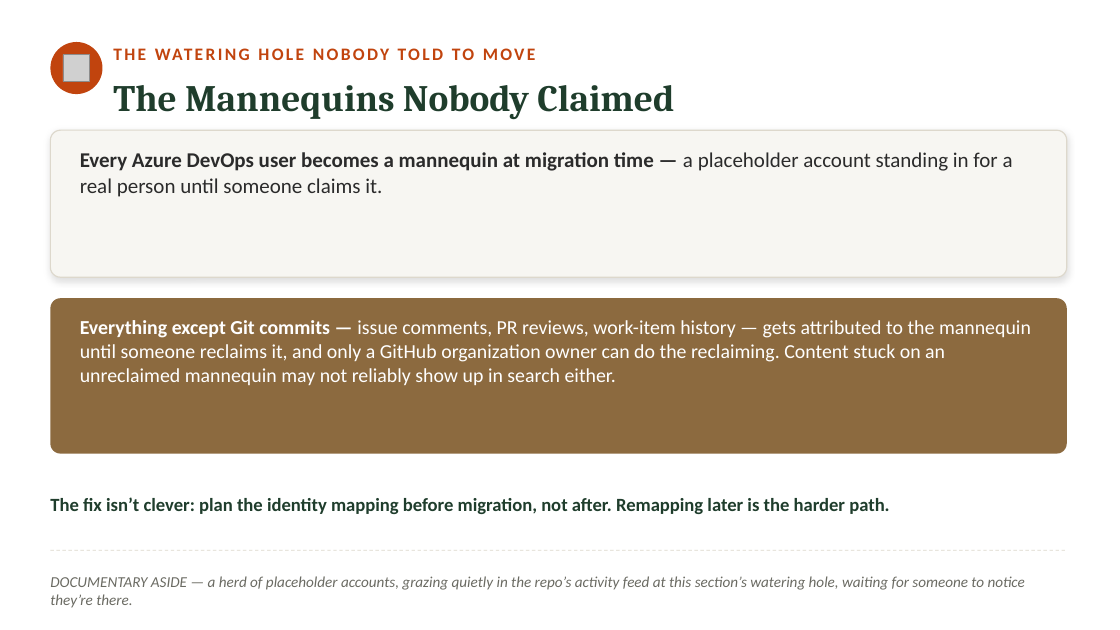
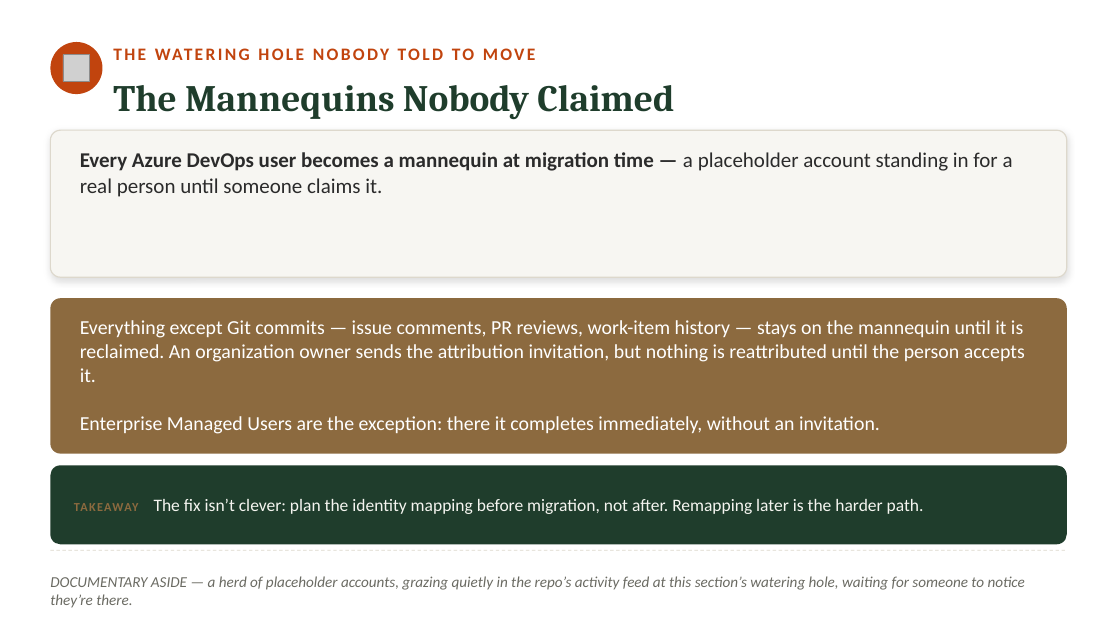
Before and after one commit to neumann1990/Azure_DevOps_To_GitHub, a slide deck: slide 51 of Claude outputs/azure-devops-to-github-the-great-migration-FULL-DECK.pptx. Drawn at 1120x630 pixels with LibreOffice and Linux fonts; fonts in the diff are those of the drawing; grey boxes stand for pictures. Boxes give left, top, right and bottom in pixels: in the first picture for what was removed or moved away, otherwise in the second. Text is boxed around its words. In the diff, an @@ line names an element or a change of style, - is before the commit and + after.

```diff
--- a/Claude outputs/azure-devops-to-github-the-great-migration-FULL-DECK.pptx
+++ b/Claude outputs/azure-devops-to-github-the-great-migration-FULL-DECK.pptx
@@ text at box(80, 320, 1025, 434): text changed @@
-Everything except Git commits — issue comments, PR reviews, work-item history — gets attributed to the mannequin until someone reclaims it, and only a GitHub organization owner can do the reclaiming. Content stuck on an unreclaimed mannequin may not reliably show up in search either.
+Everything except Git commits — issue comments, PR reviews, work-item history — stays on the mannequin until it is reclaimed. An organization owner sends the attribution invitation, but nothing is reattributed until the person accepts it.
+Enterprise Managed Users are the exception: there it completes immediately, without an invitation.
@@ rounded rectangle added at box(50, 465, 1067, 544), fill #1F3D2C @@
@@ text at box(154, 499, 924, 514): text changed; size 16 to 15 pt; text colour #1F3D2C to #F5F5F0; bold off @@
-The fix isn’t clever: plan the identity mapping before migration, not after. Remapping later is the harder path.
+TAKEAWAY The fix isn’t clever: plan the identity mapping before migration, not after. Remapping later is the harder path.
```
Also in this commit, not shown: 39 other slides changed, 6 slides added, 7 slides removed.
